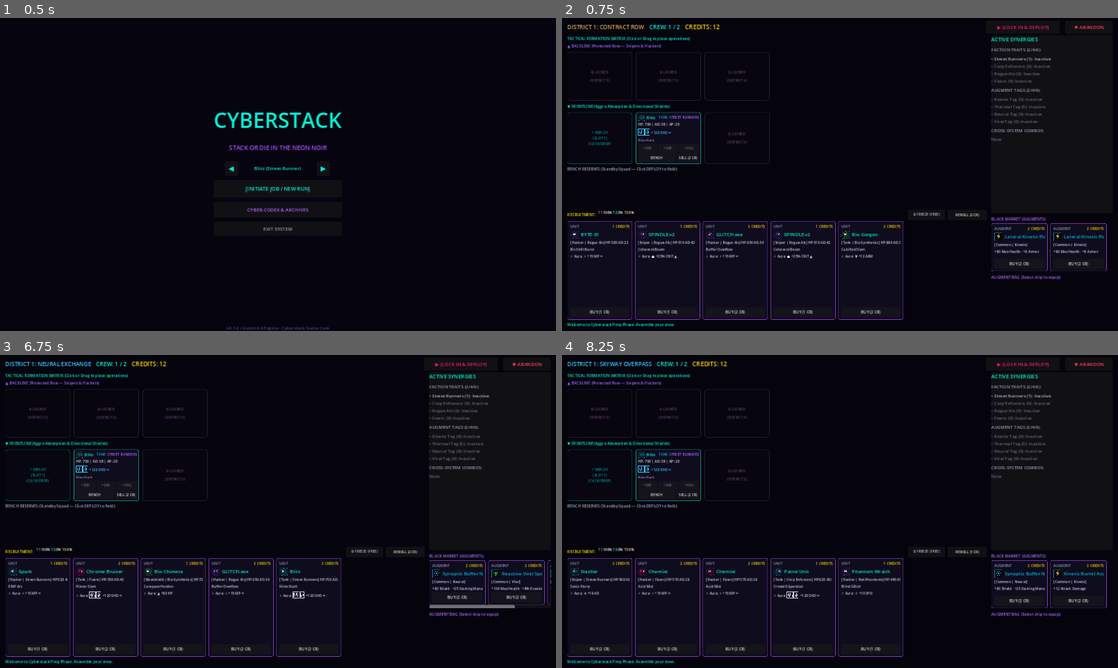
Above: before the commit, frames 1-4 (two rows, left to right).
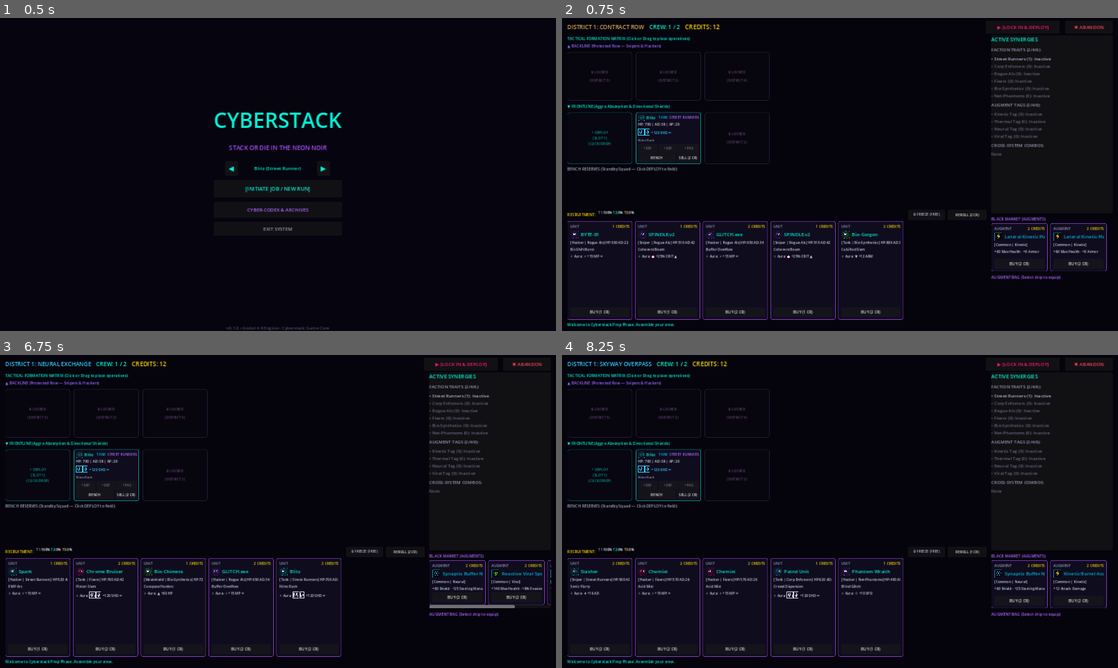
Above: after the commit, the same moments.

Repository: TheStickface/Cyberstack
Game: Godot game, scene res://src/ui/screens/Main.tscn
Same seed, same stepped clock (60 frames per second), same inputs: the game is played once before the commit and once after it.
Inputs:
- Up to frame 1 (0.5 s): no input
- Up to frame 2 (0.75 s): click "[INITIATE JOB / NEW RUN]" at 0.5 s
- Up to frame 3 (6.75 s): click "▶ [LOCK IN & DEPLOY]" at 1.25 s; click "ENTER COMBAT [⚔ FIGHT]" at 2 s; click "SPEED: 1x" at 2.75 s; click "SPEED: 2x" at 3.5 s; click "SPEED: 4x" at 4.25 s; click "⚡ FAST RESOLVE" at 5 s; click "TERMINATE MISSION ▶" at 5.75 s; click "↺ QUICK RETRY MISSION" at 6.5 s
- Up to frame 4 (8.25 s): click "✖ ABANDON" at 7.25 s; click "↺ QUICK RETRY MISSION" at 8 s

Frame 1 is identical in both runs. In frame 2, 0.6% of the frame differs, in the area x 77-88%, y 22-44%; in frame 3, 0.6%; in frame 4, 0.6%.
Error in both runs: Invalid call. Nonexistent function 'to_local' in base 'Control (TacticalTetherOverlay)'. (res://src/ui/screens/CombatMockArena.gd:134)

Commit message:
docs(review): complete Peter Player endgame review and wire 6-faction codex/synergy/meta support

Diff:
--- a/src/data/resources/MetaProfile.gd
+++ b/src/data/resources/MetaProfile.gd
@@ -13,7 +13,9 @@
 	Enums.Faction.STREET_RUNNERS: 0,
 	Enums.Faction.CORP_ENFORCERS: 0,
 	Enums.Faction.ROGUE_AIS: 0,
-	Enums.Faction.FIXERS: 0
+	Enums.Faction.FIXERS: 0,
+	Enums.Faction.BIO_HACKERS: 0,
+	Enums.Faction.NET_PHANTOMS: 0
 }
 
 # Unlocked starting operatives (IDs)
@@ -21,7 +23,9 @@
 	"runner_blitz",
 	"corp_sentinel",
 	"ai_glitch",
-	"fixer_broker"
+	"fixer_broker",
+	"bio_chimera",
+	"phantom_spectre"
 ]
 
 # Discovered items in Codex
--- a/src/systems/MetaManager.gd
+++ b/src/systems/MetaManager.gd
@@ -15,7 +15,9 @@
 	Enums.Faction.STREET_RUNNERS: "street_ghost",
 	Enums.Faction.CORP_ENFORCERS: "corp_sentinel",
 	Enums.Faction.ROGUE_AIS: "ai_glitch",
-	Enums.Faction.FIXERS: "fixer_broker"
+	Enums.Faction.FIXERS: "fixer_broker",
+	Enums.Faction.BIO_HACKERS: "bio_chimera",
+	Enums.Faction.NET_PHANTOMS: "phantom_spectre"
 }
 
 static func get_faction_level(points: int) -> int:
--- a/src/tools/BalanceSimulator.gd
+++ b/src/tools/BalanceSimulator.gd
@@ -266,7 +266,7 @@
 					var enemy_comp_templates = _build_minion_enemy_comp(repo, d_idx)
 					var enemy_crew = _instantiate_crew(enemy_comp_templates, repo)
 
-					var battle_res = simulate_single_battle(crew_mgr.fielded_units, enemy_crew, repo, d_idx, false, district)
+					var battle_res = simulate_single_battle(crew_mgr.fielded_units, enemy_crew, repo, d_idx, false, district, crew_mgr.tactical_grid, crew_mgr.active_synergy_report)
 					R["battle_margins"].append(_margin_entry(battle_res, d_idx, false))
 					if not battle_res["victory"]:
 						return _finish_run(R, false, d_idx, gold)
@@ -279,7 +279,7 @@
 					var enemy_comp_templates = _build_boss_enemy_comp(repo, d_idx)
 					var enemy_crew = _instantiate_crew(enemy_comp_templates, repo)
 
-					var battle_res = simulate_single_battle(crew_mgr.fielded_units, enemy_crew, repo, d_idx, true, district)
+					var battle_res = simulate_single_battle(crew_mgr.fielded_units, enemy_crew, repo, d_idx, true, district, crew_mgr.tactical_grid, crew_mgr.active_synergy_report)
 					R["battle_margins"].append(_margin_entry(battle_res, d_idx, true))
 					if not battle_res["victory"]:
 						return _finish_run(R, false, d_idx, gold)
@@ -615,6 +615,14 @@
 				Enums.Faction.FIXERS:
 					if count >= 2: hp += 100.0; evasion += 0.05
 					if count >= 4: hp += 200.0; evasion += 0.10
+				Enums.Faction.BIO_HACKERS:
+					if count >= 2: hp += 120.0; armor += 5.0
+					if count >= 4: hp += 280.0; armor += 15.0
+					if count >= 6: hp += 600.0; armor += 35.0; aspeed *= 1.20
+				Enums.Faction.NET_PHANTOMS:
+					if count >= 2: evasion += 0.15; ad += 10.0
+					if count >= 4: evasion += 0.25; crit += 0.20; ad += 20.0
+					if count >= 6: evasion += 0.40; crit += 0.35; ad += 40.0
 
 	# Aggregate tag counts from entire squad synergy report
 		for t_key in synergy_report.tag_counts:
--- a/src/tools/PeterPlayerEvaluator.gd
+++ b/src/tools/PeterPlayerEvaluator.gd
@@ -178,9 +178,9 @@
 		u2.star_level = 2
 		var u3 = UnitInstance.new(repo.get_unit("ai_cipher"))
 		u3.star_level = 2
-		var u4 = UnitInstance.new(repo.get_unit("street_ghost"))
+		var u4 = UnitInstance.new(repo.get_unit("ai_bastion"))
 		u4.star_level = 2
-		var u5 = UnitInstance.new(repo.get_unit("runner_dash"))
+		var u5 = UnitInstance.new(repo.get_unit("ai_singularity"))
 		u5.star_level = 2
 
 		var aug1 = repo.get_augment("common_neural_link")
@@ -189,19 +189,18 @@
 		if aug2: u1.equip_augment(1, aug2)
 		var aug3 = repo.get_augment("rare_neural_synapse")
 		if aug3: u3.equip_augment(0, aug3)
-		var aug4 = repo.get_augment("common_neural_buffer")
-		if aug4: u4.equip_augment(0, aug4)
-
-		_deploy_units_directly(crew_mgr, [u2, u1, u3, u4, u5], [1, 4, 3, 5, 0])
+		var aug4 = repo.get_augment("legendary_neural_hive")
+		if aug4: u5.equip_augment(0, aug4)
+
+		_deploy_units_directly(crew_mgr, [u4, u2, u1, u3, u5], [0, 1, 3, 4, 5])
 
 		var enemy_crew = BalanceSimulatorScript._instantiate_crew(BalanceSimulatorScript._build_boss_enemy_comp(repo, 4), repo)
 		var d = repo.get_district("district_4_black_site")
-		var b_res = BalanceSimulatorScript.simulate_single_battle(crew_mgr.fielded_units, enemy_crew, repo, 4, true, d)
+		var b_res = BalanceSimulatorScript.simulate_single_battle(crew_mgr.fielded_units, enemy_crew, repo, 4, true, d, crew_mgr.tactical_grid, crew_mgr.active_synergy_report)
 		if b_res["victory"]:
 			wins += 1
 			ttks.append(b_res["duration"])
 			survivors_list.append(b_res["survivors"])
-
 	ttks.sort()
 	var p50 = ttks[int(ttks.size() * 0.5)] if not ttks.is_empty() else 60.0
 	var p95 = ttks[int(ttks.size() * 0.05)] if not ttks.is_empty() else 60.0
@@ -241,7 +240,7 @@
 
 		var enemy_crew = BalanceSimulatorScript._instantiate_crew(BalanceSimulatorScript._build_boss_enemy_comp(repo, 4), repo)
 		var d = repo.get_district("district_4_black_site")
-		var b_res = BalanceSimulatorScript.simulate_single_battle(crew_mgr.fielded_units, enemy_crew, repo, 4, true, d)
+		var b_res = BalanceSimulatorScript.simulate_single_battle(crew_mgr.fielded_units, enemy_crew, repo, 4, true, d, crew_mgr.tactical_grid, crew_mgr.active_synergy_report)
 		if b_res["victory"]:
 			wins += 1
 			ttks.append(b_res["duration"])
--- a/src/ui/components/SynergyTrackerHUD.gd
+++ b/src/ui/components/SynergyTrackerHUD.gd
@@ -43,7 +43,9 @@
 		Enums.Faction.STREET_RUNNERS,
 		Enums.Faction.CORP_ENFORCERS,
 		Enums.Faction.ROGUE_AIS,
-		Enums.Faction.FIXERS
+		Enums.Faction.FIXERS,
+		Enums.Faction.BIO_HACKERS,
+		Enums.Faction.NET_PHANTOMS
 	]
 
 	for f in all_factions:
--- a/src/ui/screens/CodexScreen.gd
+++ b/src/ui/screens/CodexScreen.gd
@@ -150,7 +150,7 @@
 	for c in factions_container.get_children():
 		c.queue_free()
 
-	for f_key in [Enums.Faction.STREET_RUNNERS, Enums.Faction.CORP_ENFORCERS, Enums.Faction.ROGUE_AIS, Enums.Faction.FIXERS]:
+	for f_key in [Enums.Faction.STREET_RUNNERS, Enums.Faction.CORP_ENFORCERS, Enums.Faction.ROGUE_AIS, Enums.Faction.FIXERS, Enums.Faction.BIO_HACKERS, Enums.Faction.NET_PHANTOMS]:
 		var fac = repo.get_faction(f_key)
 		if fac == null:
 			continue
Not shown, added: docs/superpowers/reviews/2026-08-29-peter-player-endgame-review.md
